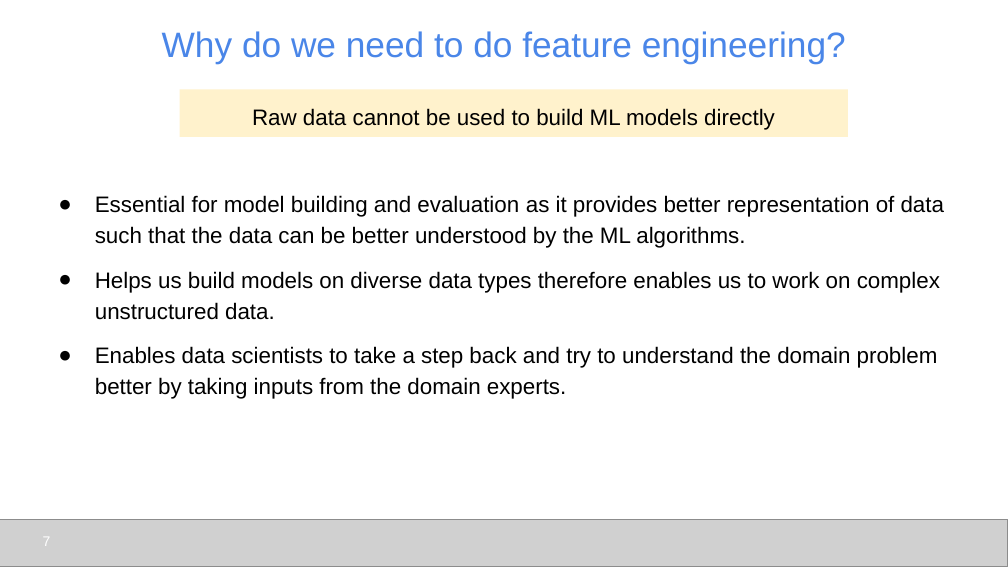
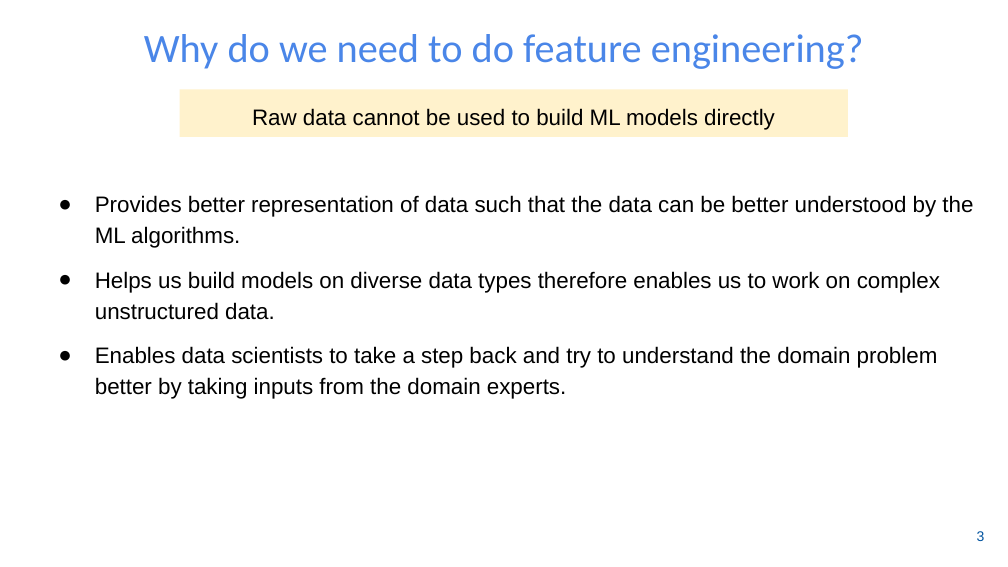
Before and after one commit to udel-cbcb/NIGMS-Sandbox-UD, a slide deck: slide 4 of Submodule_3/Lectures/Submodule_3_Lecture_2_Feature_Engineering_Scaling_Selection.pptx (slide 7 before the commit). Drawn at 1008x567 pixels with LibreOffice and Linux fonts; fonts in the diff are those of the drawing; grey boxes stand for pictures; background and template pictures are left out. Boxes give left, top, right and bottom in pixels: in the first picture for what was removed or moved away, otherwise in the second. Text is boxed around its words. In the diff, an @@ line names an element or a change of style, - is before the commit and + after.

```diff
--- a/Submodule_3/Lectures/Submodule_3_Lecture_2_Feature_Engineering_Scaling_Selection.pptx
+++ b/Submodule_3/Lectures/Submodule_3_Lecture_2_Feature_Engineering_Scaling_Selection.pptx
@@ title "Why do we need to ..." at [144,34,864,69]: size 25.2 to 28.8 pt, font Arial to Calibri @@
@@ text at [95,195,973,248]: text changed @@
-● Essential for model building and evaluation as it provides better representation of data such that the data can be better understood by the ML algorithms.
+● Provides better representation of data such that the data can be better understood by the ML algorithms.
@@ picture removed at [0,519,1008,566] @@
@@ page number removed at [43,537,51,546] @@
-7
@@ page number added at [977,531,985,541], 10 pt, text #00539F @@
+3
```
Also in this commit, not shown: 12 other slides changed, 8 slides added, 17 slides removed, 1 other file.
